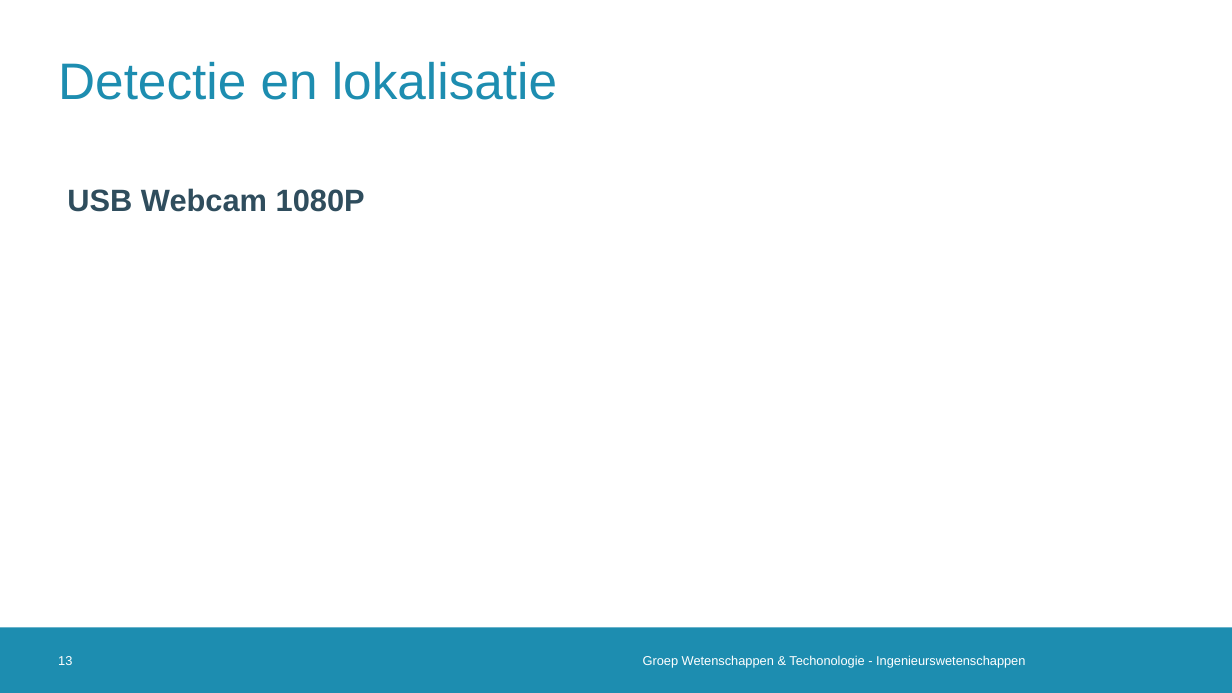
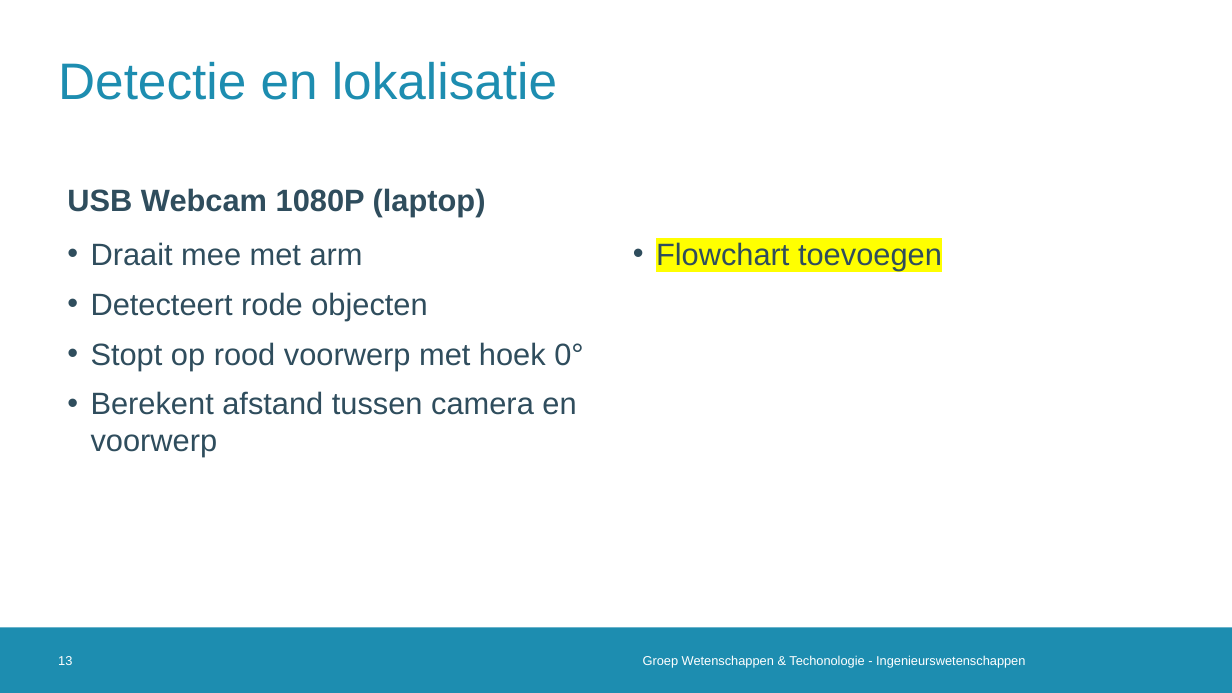
Before and after one commit to 2023-2022-KULAK-IW/2022_2023_Probleemoplossen_en_Ontwerpen_2, a slide deck: slide 13 of Tussentijdse Presentatie .pptx. Drawn at 1232x693 pixels with LibreOffice and Linux fonts; fonts in the diff are those of the drawing; background and template pictures are left out. Boxes give left, top, right and bottom in pixels: in the first picture for what was removed or moved away, otherwise in the second. Text is boxed around its words. In the diff, an @@ line names an element or a change of style, - is before the commit and + after.

Commit message:
tussentijdse stuff en pomp in solid edge

```diff
--- a/Tussentijdse Presentatie .pptx
+++ b/Tussentijdse Presentatie .pptx
@@ text at box(67, 188, 486, 216): text changed @@
-USB Webcam 1080P
+USB Webcam 1080P (laptop)
@@ text added at box(91, 242, 583, 457), 24 pt, text #2F4D5D @@
+• Draait mee met arm
+• Detecteert rode objecten
+• Stopt op rood voorwerp met hoek 0°
+• Berekent afstand tussen camera en voorwerp
@@ text added at box(656, 242, 942, 271), 24 pt, text #2F4D5D @@
+• Flowchart toevoegen
```
Also in this commit, not shown: 11 other slides changed, 2 other files.
